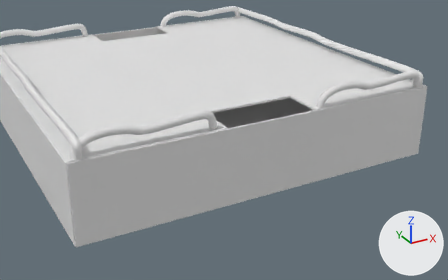
Before and after pictures for a commit that changed the Blender file Ivashchenko_3ITC_2025/Assets/Models/blender/Factory/Factory.blend.
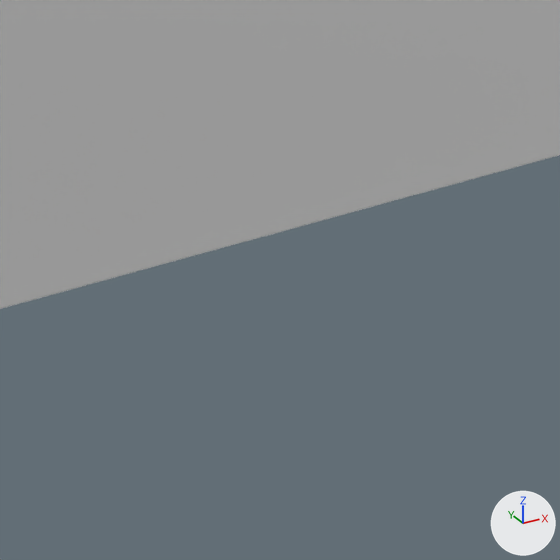
Each version appears first whole from a camera (50 mm lens) standing at (-30.78, -66.14, 30.05) and looking at (-4.14, -17.69, 5.82), and next in a close-up on the part from 51% to 80% of the width and 48% to 94% of the height. The axes (+X, +Y, +Z) are drawn at lower right. The lights are the same throughout.

In view in the first close-up: 'Floor', 'Wall2'.
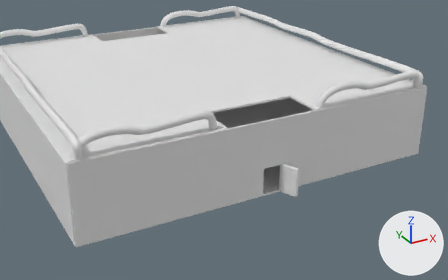
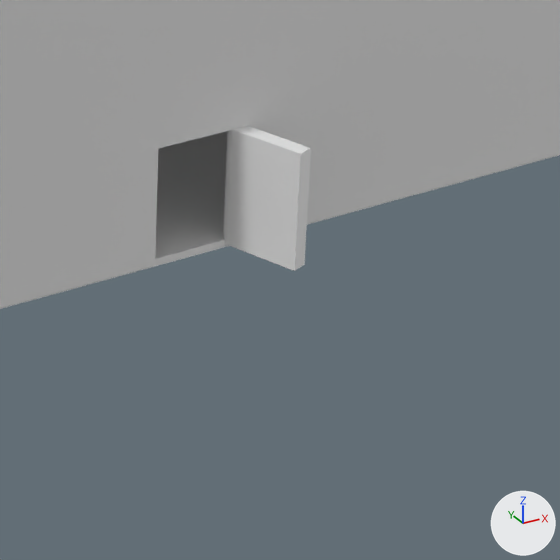
Pixel boxes [x1, y1, x2, y2] of what changed, in the close-ups (560 x 560 px):
'Door2', added: after [224, 126, 311, 271]
part 1 of me_cube_006, built on: [153, 126, 312, 261] in both
'Floor', unchanged, uncovered by the edit: before [0, 154, 560, 309]; after [0, 131, 560, 309]

The change, as a list of edits to the scene's bpy script:
```text
Change me_cube_006:
    where me_cube_006.from_pydata(...)  # 8 vertices, 6 faces; spans x -1.0..1.0, y -1.0..1.0, z -1.0..1.0
    used by ob_wall2; location = (0.0, -20.0, 4.0); scale = (20.0, 0.1, 4.0)
    verts and faces of me_cube_006; kept vertices keep their numbers, new ones are numbered from 8
    before: 0 (-1.0, -1.0, -1.0), 1 (-1.0, -1.0, 1.0), 2 (-1.0, 1.0, -1.0), 3 (-1.0, 1.0, 1.0), 4 (1.0, -1.0, -1.0)
    before: 5 (1.0, -1.0, 1.0), 6 (1.0, 1.0, -1.0), 7 (1.0, 1.0, 1.0)
    me_cube_006 part 1
    add delete_faces([(2, 3, 7, 6), (0, 4, 5, 1), (0, 2, 6, 4)])
    add verts[8] = (-0.05, -1.0, -1.0)  # pixel (155, 265)
    add verts[9] = (-0.05, -1.0, -0.25)  # pixel (158, 148)
    add verts[10] = (0.05, -1.0, -0.25)  # pixel (232, 129)
    add verts[11] = (0.05, -1.0, -1.0)  # pixel (227, 245)
    add for new, old in zip([*range(12, 16)], [*range(8, 12)]): verts[new] = verts[old] + (0.0, 2.0, 0.0)
    add faces += [(2, 3, 7, 6, 15, 14, 13, 12), (0, 8, 9, 10, 11, 4, 5, 1), (4, 11, 15, 6), (0, 2, 12, 8), (8, 12, 13, 9), (10, 14, 15, 11)]
    add faces += [(9, 13, 14, 10)]
Add ob_door2:
    ob_door2 = bpy.data.objects.new('Door2', me_cube_006.copy())  # the mesh of ob_wall2
    ob_door2.location = (1.5, -20.87, 1.5)
    ob_door2.rotation_euler = (0.0, 0.0, -1.222)  # degrees (0, 0, -70)
    ob_door2.scale = (1.0, 0.2, 1.5)
```
